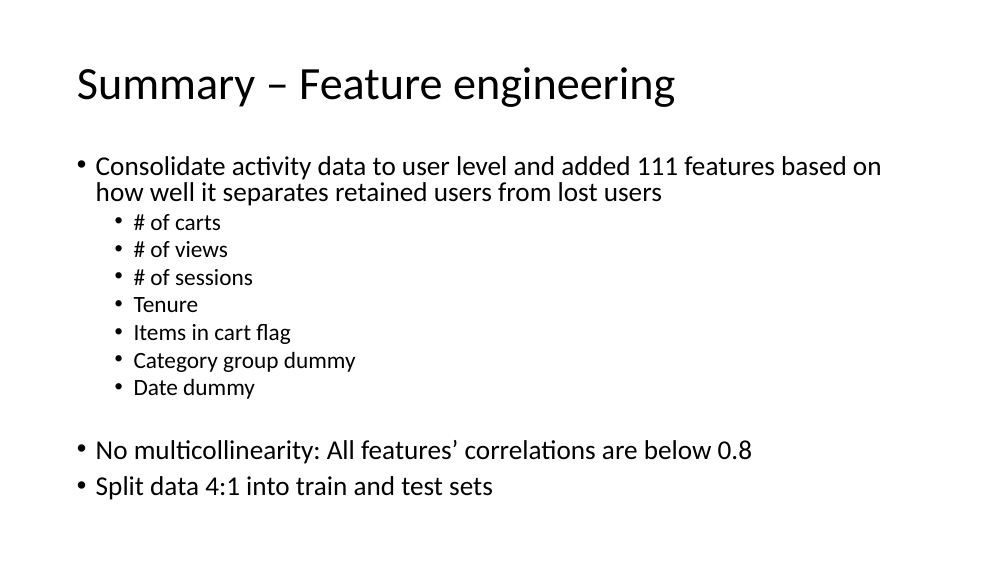
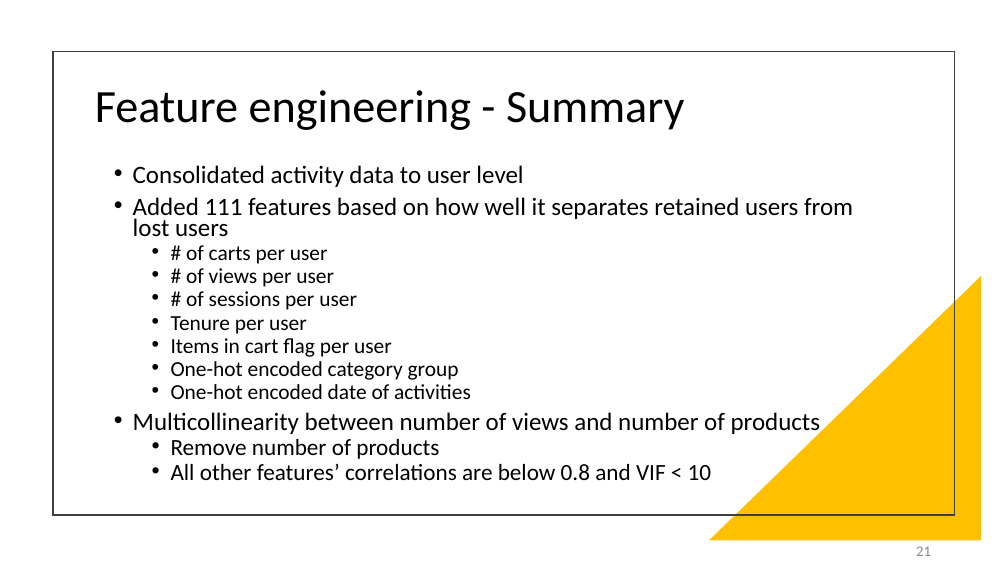
Before and after one commit to yz-joy/user-retention, a slide deck: slide 22 of CustomerRetentionPrediction.pptx (slide 15 before the commit). Drawn at 1008x567 pixels with LibreOffice and Linux fonts; fonts in the diff are those of the drawing. Boxes give left, top, right and bottom in pixels: in the first picture for what was removed or moved away, otherwise in the second. Text is boxed around its words. In the diff, an @@ line names an element or a change of style, - is before the commit and + after.

```diff
--- a/CustomerRetentionPrediction.pptx
+++ b/CustomerRetentionPrediction.pptx
@@ rectangle added at bbox=[53, 51, 955, 515], outline #404040 1.5 pt @@
@@ title at bbox=[95, 90, 684, 130]: text changed @@
-Summary – Feature engineering
+Feature engineering - Summary
@@ text at bbox=[133, 165, 853, 480]: text changed; size 25.9 to 23.8 pt @@
-• Consolidate activity data to user level and added 111 features based on how well it separates retained users from lost users
-  • # of carts
-  • # of views
-  • # of sessions
-  • Tenure
-  • Items in cart flag
-  • Category group dummy
-  • Date dummy
-• No multicollinearity: All features’ correlations are below 0.8
-• Split data 4:1 into train and test sets
+• Consolidated activity data to user level
+• Added 111 features based on how well it separates retained users from lost users
+  • # of carts per user
+  • # of views per user
+  • # of sessions per user
+  • Tenure per user
+  • Items in cart flag per user
+  • One-hot encoded category group
+  • One-hot encoded date of activities
+• Multicollinearity between number of views and number of products
+  • Remove number of products
+  • All other features’ correlations are below 0.8 and VIF < 10
@@ right triangle added at bbox=[709, 276, 982, 541], fill #FFC000 @@
@@ page number added at bbox=[916, 546, 931, 556], 14 pt, text #8C8C8C @@
+21
```
Also in this commit, not shown: 29 other slides changed, 11 slides added, 1 slide removed, 11 other files.
